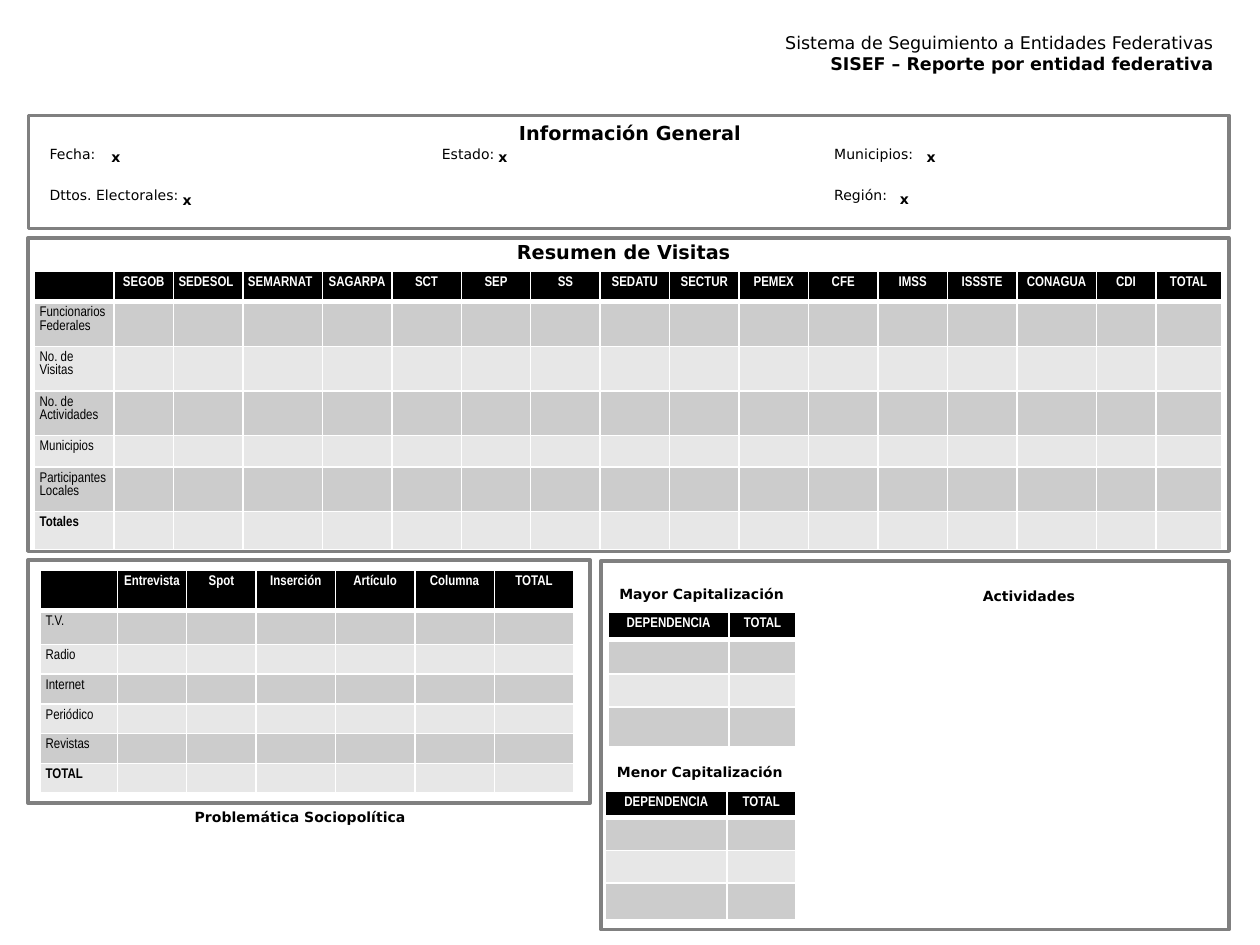
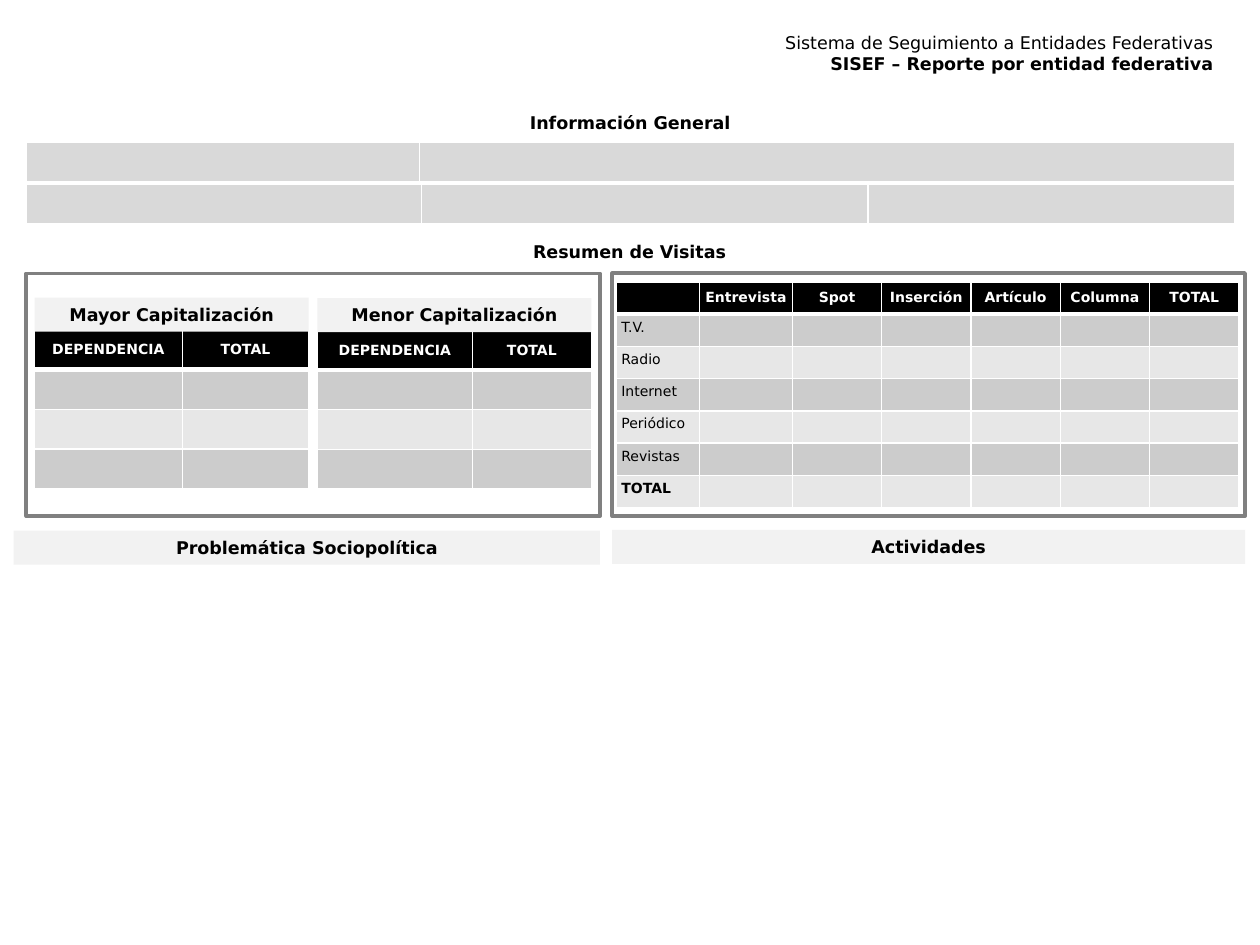
Before and after one commit to fpedro23/visitas, a slide deck: slide 2 of visitas_stg/static/ppt/Reporte_Estado_sisef.pptx (slide 1 before the commit). Drawn at 1260x945 pixels with LibreOffice and Linux fonts; fonts in the diff are those of the drawing; background and template pictures are left out. Boxes give left, top, right and bottom in pixels: in the first picture for what was removed or moved away, otherwise in the second. Text is boxed around its words. In the diff, an @@ line names an element or a change of style, - is before the commit and + after.

```diff
--- a/visitas_stg/static/ppt/Reporte_Estado_sisef.pptx
+++ b/visitas_stg/static/ppt/Reporte_Estado_sisef.pptx
@@ rectangle removed at (29,116,1230,229) @@
@@ text "Información General" at (530,115,731,130): size 11 to 10 pt @@
@@ text "Información General": place and size @@
-text "Información General" at (519,125,741,141)
+text "Información General" at (530,115,731,130)
@@ table added at (26,142,1235,184), 1 rows, 2 columns @@
+ | 
@@ table removed at (44,141,1220,224), 2 rows, 3 columns @@
-Fecha: | Estado: | Municipios:
-Dttos. Electorales: |  | Región:
@@ text removed at (111,154,120,162) @@
-x
@@ text removed at (498,154,507,162) @@
-x
@@ text removed at (927,154,936,162) @@
-x
@@ table added at (26,184,1235,226), 1 rows, 3 columns @@
+ |  | 
@@ text removed at (183,197,192,205) @@
-x
@@ text removed at (900,196,909,204) @@
-x
@@ text "Resumen de Visitas" at (533,244,726,259): size 11 to 10 pt @@
@@ rectangle: place and size @@
-rectangle at (28,559,590,803)
+rectangle at (26,273,600,517)
@@ table removed at (34,272,1218,551), 7 rows, 17 columns @@
- | SEGOB | SEDESOL | SEMARNAT | SAGARPA | SCT | SEP | SS | SEDATU | SECTUR | PEMEX | CFE | IMSS | ISSSTE | CONAGUA | CDI | TOTAL
-Funcionarios Federales |  |  |  |  |  |  |  |  |  |  |  |  |  |  |  | 
-No. de Visitas |  |  |  |  |  |  |  |  |  |  |  |  |  |  |  | 
-No. de Actividades |  |  |  |  |  |  |  |  |  |  |  |  |  |  |  | 
-Municipios |  |  |  |  |  |  |  |  |  |  |  |  |  |  |  | 
-Participantes Locales |  |  |  |  |  |  |  |  |  |  |  |  |  |  |  | 
-Totales |  |  |  |  |  |  |  |  |  |  |  |  |  |  |  | 
@@ rectangle "Mayor Capitalización": place and size @@
-rectangle "Mayor Capitalización" at (619,588,784,602)
+rectangle "Mayor Capitalización" at (35,297,309,331)
@@ rectangle "Menor Capitalización": place and size @@
-rectangle "Menor Capitalización" at (617,765,783,780)
+rectangle "Menor Capitalización" at (318,299,592,333)
@@ rectangle: place and size @@
-rectangle at (28,238,1228,552)
+rectangle at (612,273,1245,517)
@@ table at (616,282,1240,508) @@
@@ font Arial Narrow to DejaVu Sans @@
@@ table: place and size @@
-table at (40,571,573,794)
+table at (616,282,1240,508)
@@ table at (35,330,309,489) @@
@@ font Arial Narrow to DejaVu Sans @@
@@ table: place and size @@
-table at (609,612,796,747)
+table at (35,330,309,489)
@@ table at (318,330,591,489) @@
@@ font Arial Narrow to DejaVu Sans @@
@@ table: place and size @@
-table at (606,791,795,920)
+table at (318,330,591,489)
@@ size 8 to 10 pt; fill none to #F2F2F2 in 4 elements at (612,530,1245,564), (35,297,309,331), (318,299,592,333), (14,530,600,564) @@
@@ rectangle "Problemática Sociopolítica": place and size @@
-rectangle "Problemática Sociopolítica" at (195,810,405,825)
+rectangle "Problemática Sociopolítica" at (14,530,600,564)
@@ rectangle "Actividades": place and size @@
-rectangle "Actividades" at (983,590,1075,602)
+rectangle "Actividades" at (612,530,1245,564)
@@ rectangle removed at (601,561,1228,930) @@
```
Also in this commit, not shown: 1 slide added, 2 other files.
